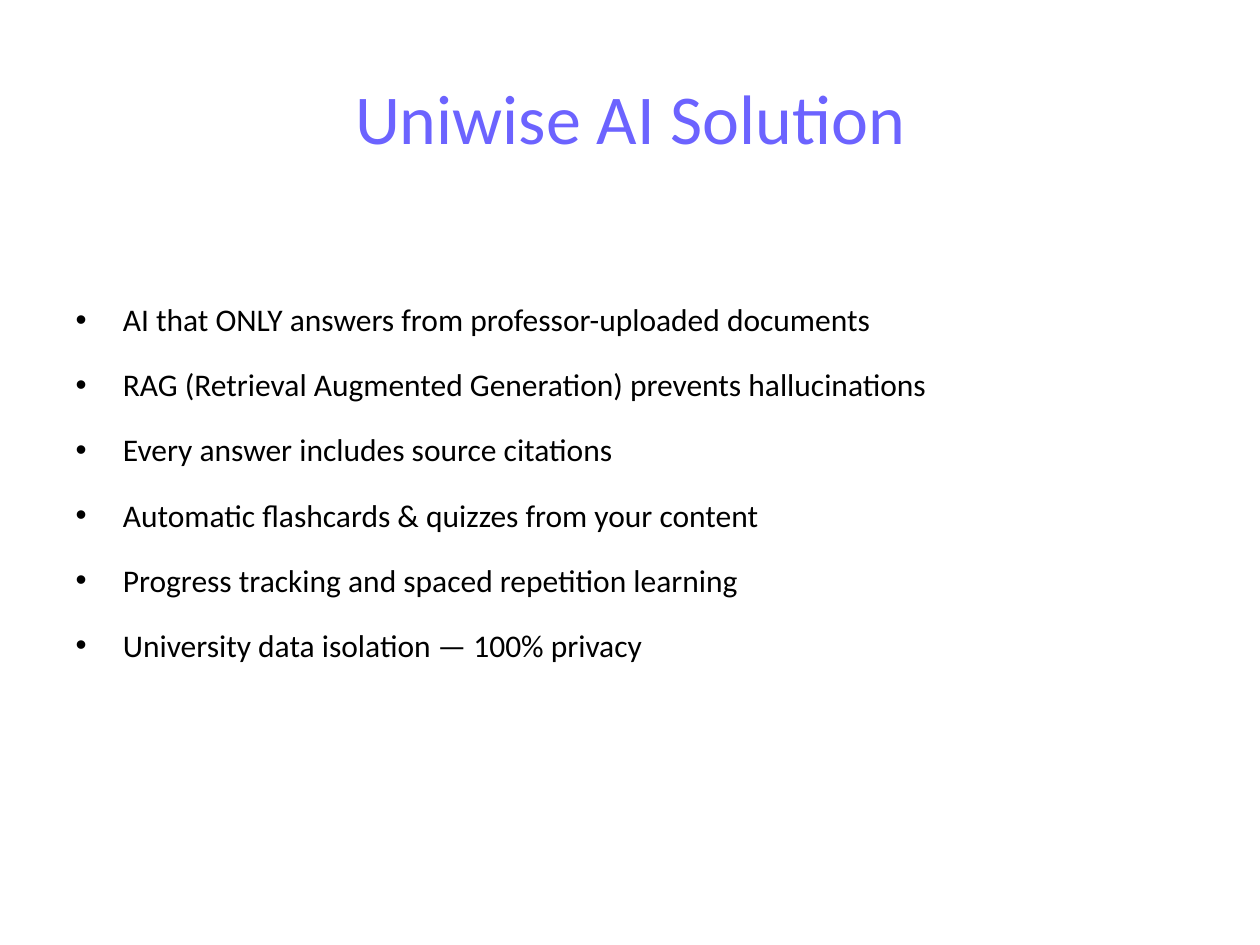
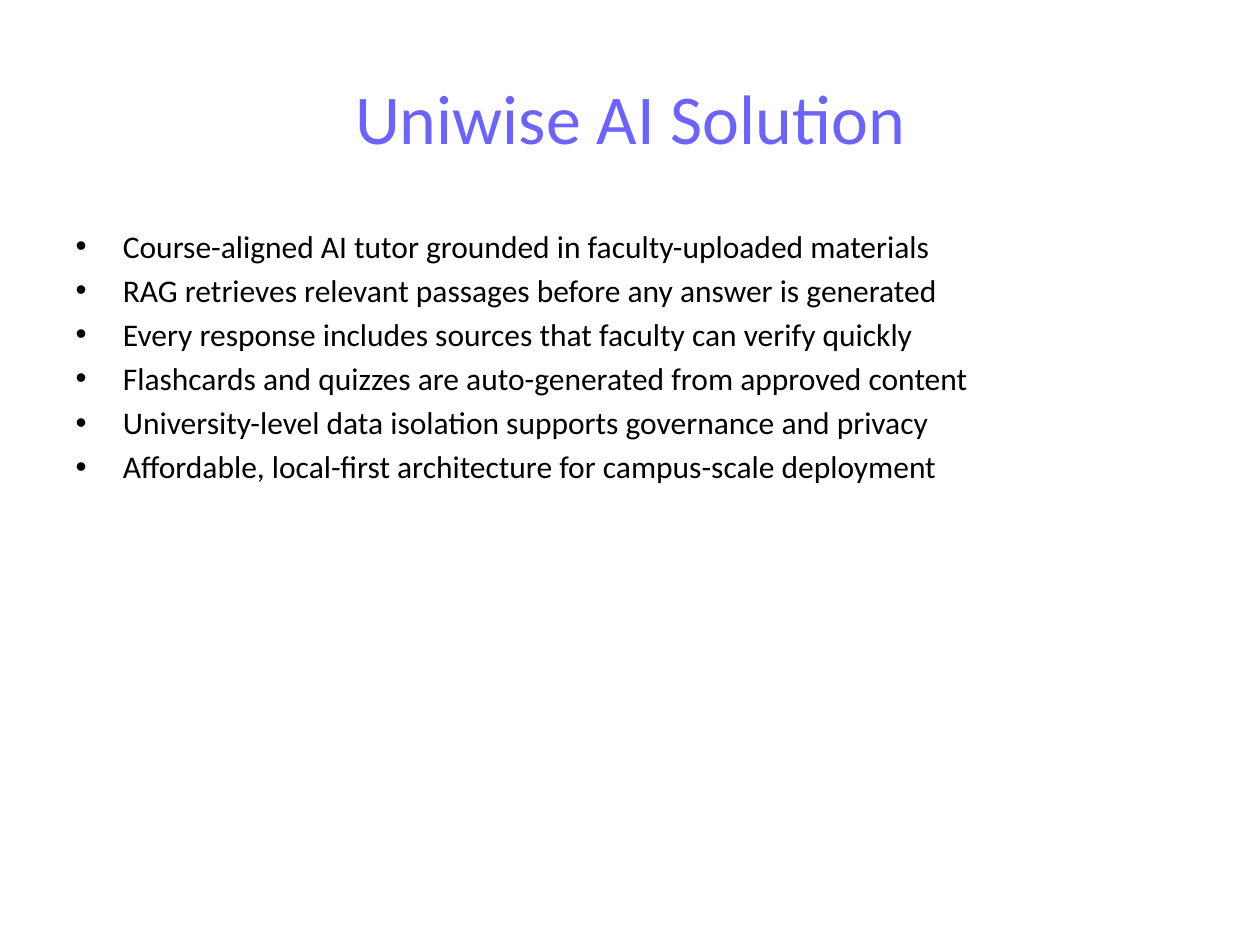
Before and after one commit to Garima040106/uniwise-ai, a slide deck: slide 3 of Uniwise_AI_Presentation.pptx. Drawn at 1260x945 pixels with LibreOffice and Linux fonts; fonts in the diff are those of the drawing. Boxes give left, top, right and bottom in pixels: in the first picture for what was removed or moved away, otherwise in the second. Text is boxed around its words. In the diff, an @@ line names an element or a change of style, - is before the commit and + after.

Commit message:
Improve pitch deck and remove PPT generation script

```diff
--- a/Uniwise_AI_Presentation.pptx
+++ b/Uniwise_AI_Presentation.pptx
@@ text at <box>123,236,968,483</box>: text changed @@
-• AI that ONLY answers from professor-uploaded documents
-• RAG (Retrieval Augmented Generation) prevents hallucinations
-• Every answer includes source citations
-• Automatic flashcards & quizzes from your content
-• Progress tracking and spaced repetition learning
-• University data isolation — 100% privacy
+• Course-aligned AI tutor grounded in faculty-uploaded materials
+• RAG retrieves relevant passages before any answer is generated
+• Every response includes sources that faculty can verify quickly
+• Flashcards and quizzes are auto-generated from approved content
+• University-level data isolation supports governance and privacy
+• Affordable, local-first architecture for campus-scale deployment
```
Also in this commit, not shown: 6 other slides changed, 3 slides added, 3 slides removed, 1 other file.
